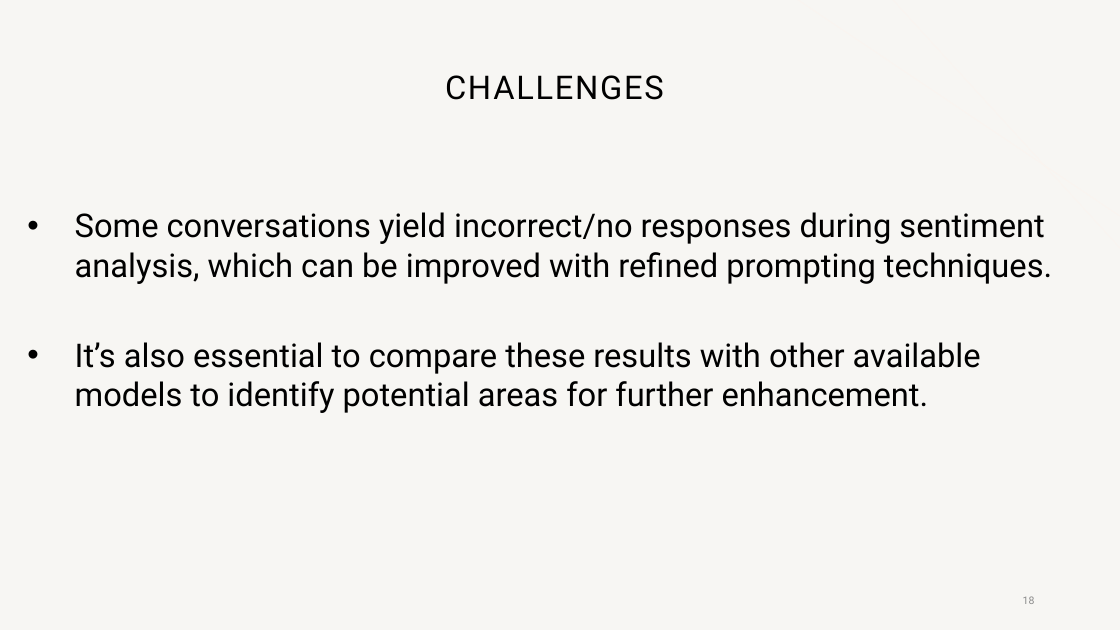
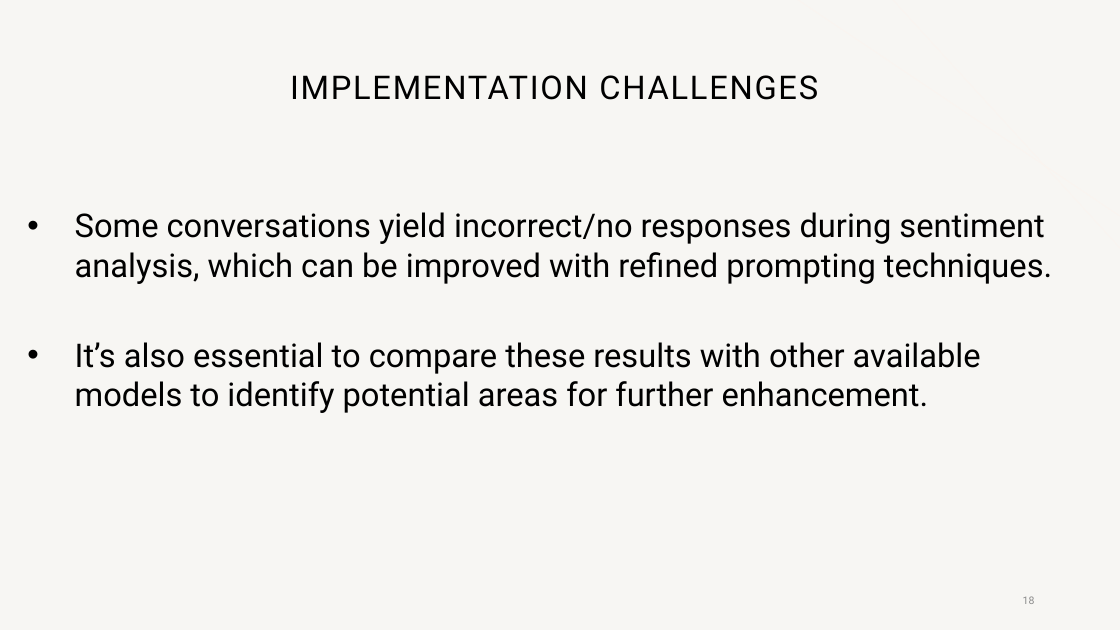
Before and after one commit to meanirban100/IBM-Watsonx-Hackathon, a slide deck: slide 18 of IBM-Watsonx-Presentation.pptx. Drawn at 1120x630 pixels with LibreOffice and Linux fonts; fonts in the diff are those of the drawing; background and template pictures are left out. Boxes give left, top, right and bottom in pixels: in the first picture for what was removed or moved away, otherwise in the second. Text is boxed around its words. In the diff, an @@ line names an element or a change of style, - is before the commit and + after.

Commit message:
updated presentation

```diff
--- a/IBM-Watsonx-Presentation.pptx
+++ b/IBM-Watsonx-Presentation.pptx
@@ title at box(290, 75, 818, 100): text changed @@
-CHALLENGES
+IMPLEMENTATION CHALLENGES
```
Also in this commit, not shown: 1 other slide changed.
